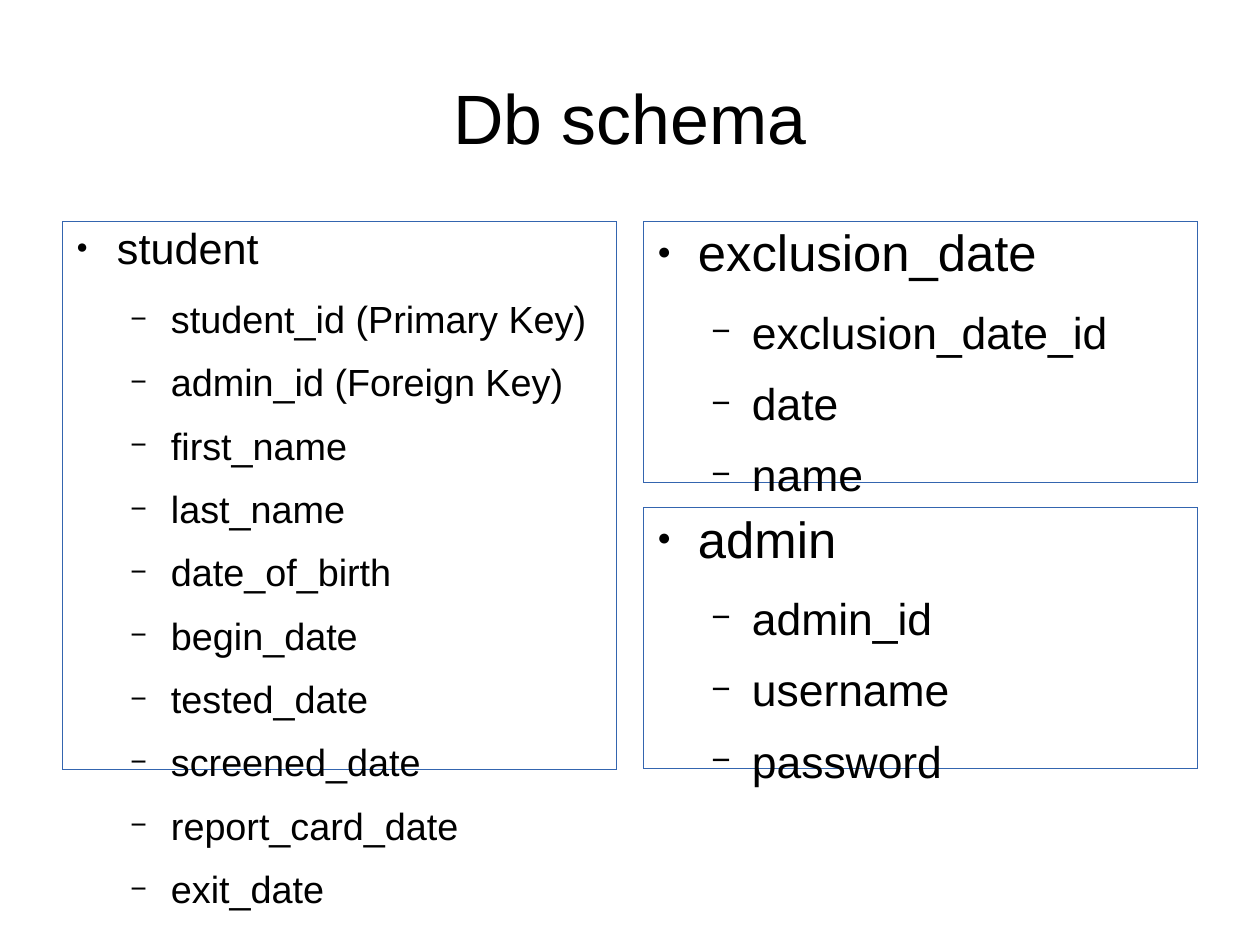
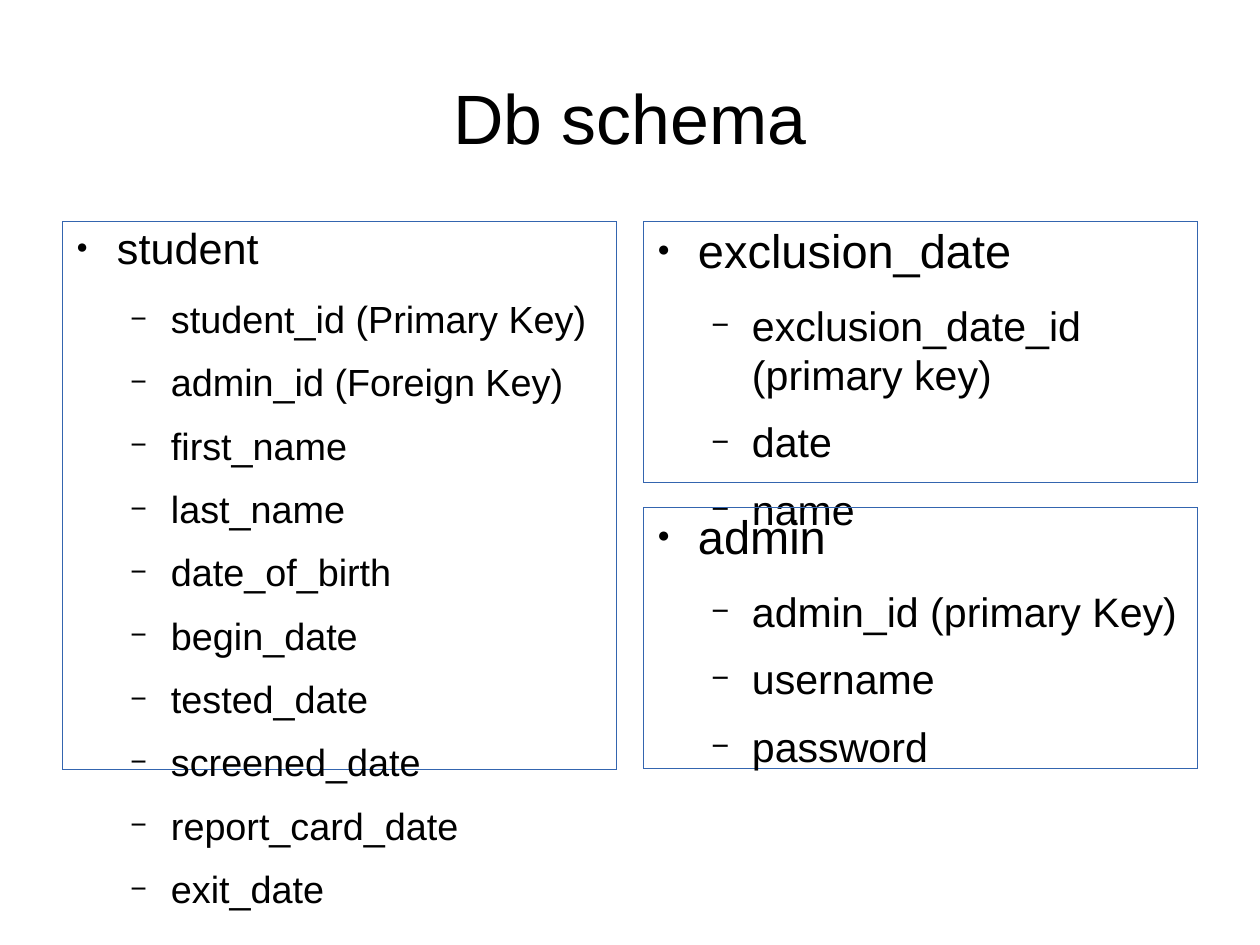
Before and after one commit to rlarsen4/daytracker, a slide deck: slide 10 of mockup.odp. Drawn at 1260x945 pixels with LibreOffice and Linux fonts; fonts in the diff are those of the drawing. Boxes give left, top, right and bottom in pixels: in the first picture for what was removed or moved away, otherwise in the second. Text is boxed around its words. In the diff, an @@ line names an element or a change of style, - is before the commit and + after.

Commit message:
updates to dashboard & db schema

```diff
--- a/mockup.odp
+++ b/mockup.odp
@@ text at <box>698,234,1011,533</box>: size 32 to 29.6 pt in "exclusion_date"; size 28 to 25.9 pt in "date", "name" @@
@@ text at <box>752,311,1081,398</box>: text changed; size 28 to 25.9 pt @@
-  − exclusion_date_id
+  − exclusion_date_id (primary key)
@@ text at <box>752,597,1177,635</box>: text changed; size 28 to 25.9 pt @@
-  − admin_id
+  − admin_id (primary Key)
@@ text at <box>752,672,935,770</box>: size 32 to 29.6 pt in "admin"; size 28 to 25.9 pt in "username", "password" @@
```
Also in this commit, not shown: 1 slide added, 14 other files.
